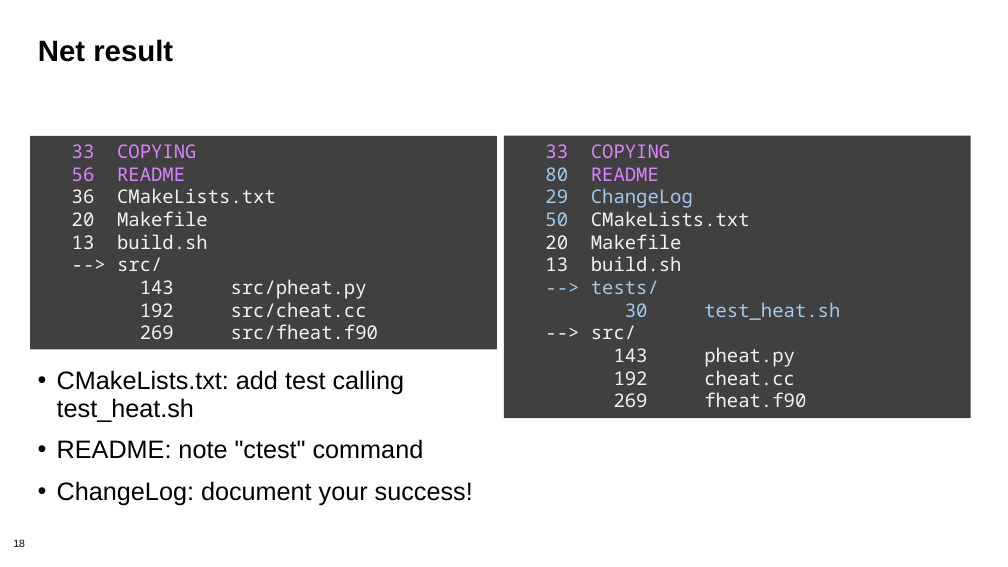
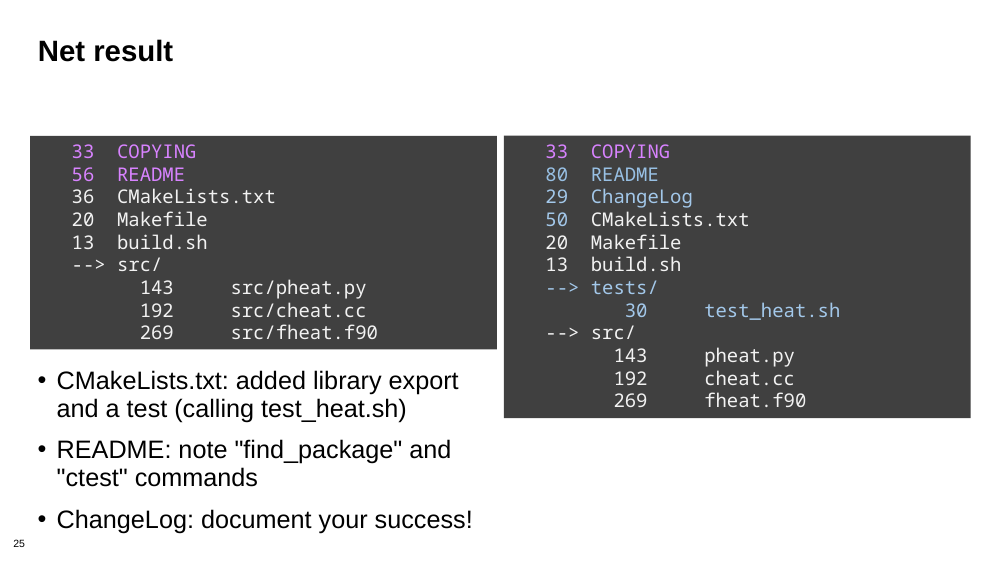
Before and after one commit to bssw-tutorial/presentations, a slide deck: slide 25 of packaging.pptx (slide 18 before the commit). Drawn at 1008x567 pixels with LibreOffice and Linux fonts; fonts in the diff are those of the drawing; background and template pictures are left out. Boxes give left, top, right and bottom in pixels: in the first picture for what was removed or moved away, otherwise in the second. Text is boxed around its words. In the diff, an @@ line names an element or a change of style, - is before the commit and + after.

```diff
--- a/packaging.pptx
+++ b/packaging.pptx
@@ text in rectangle at [545,167,659,181]: text colour #A3C8EA to #98C0E4 in "80"; text colour #D883FF to #98C0E4 in "README" @@
@@ text at [57,370,459,487]: text changed @@
-• CMakeLists.txt: add test calling test_heat.sh
-• README: note "ctest" command
+• CMakeLists.txt: added library export and a test (calling test_heat.sh)
+• README: note "find_package" and "ctest" commands
@@ page number at [13,539,25,547]: text changed @@
-18
+25
```
Also in this commit, not shown: 28 other slides changed, 22 slides added.
